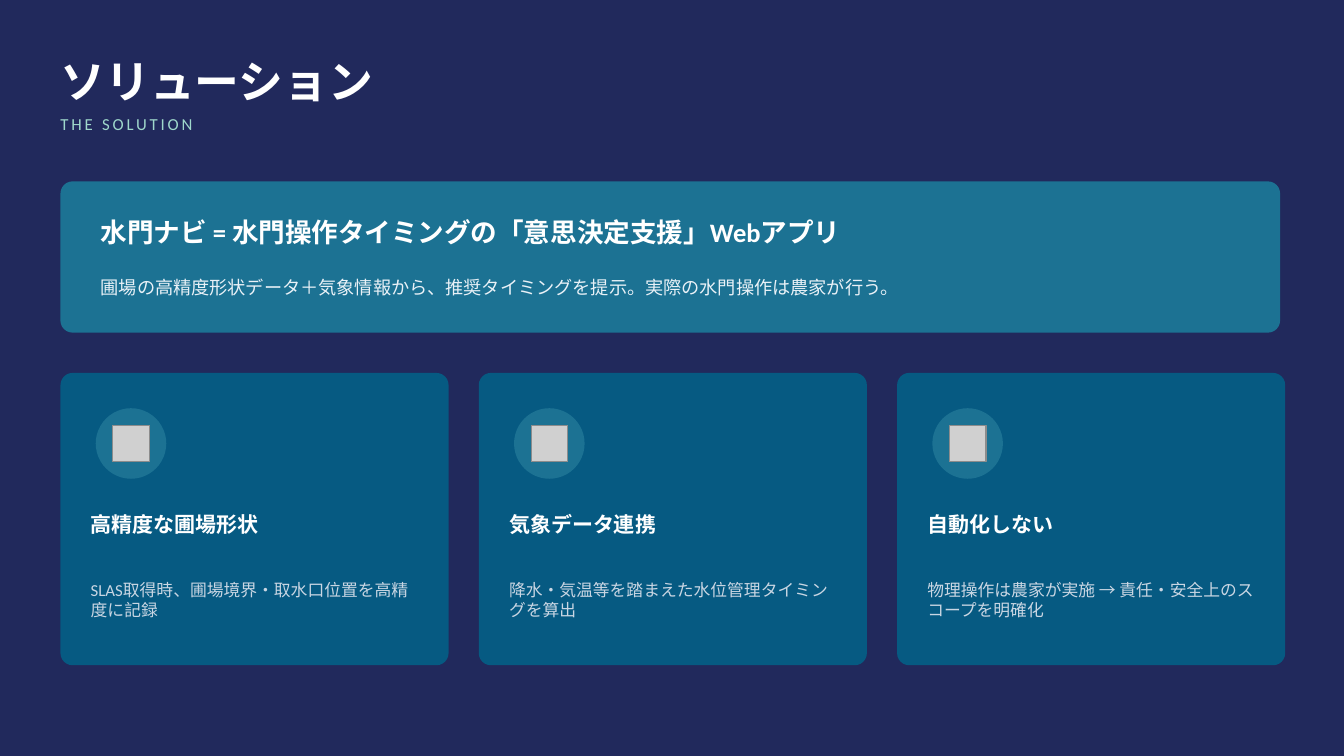
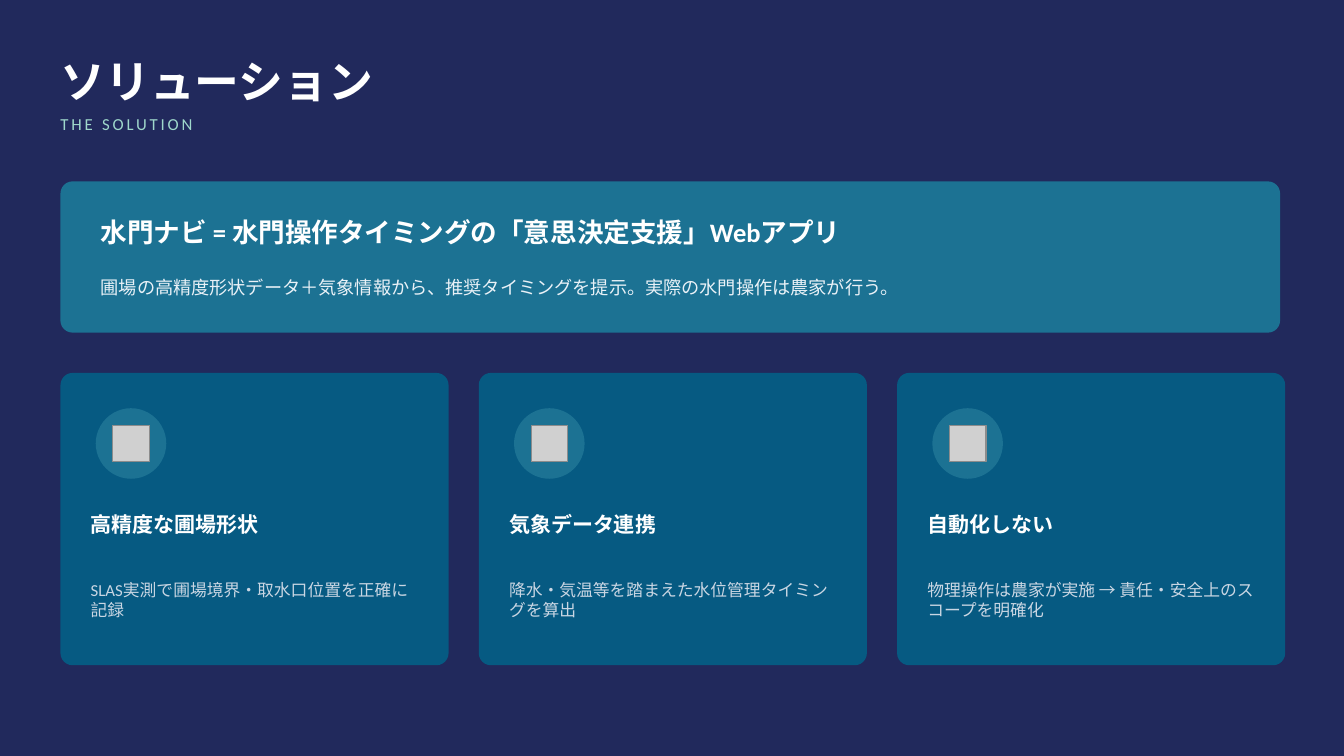
Before and after one commit to Klayertan/michibiki-suimon-navi, a slide deck: slide 4 of Suimon_Navi_Plan.pptx. Drawn at 1344x756 pixels with LibreOffice and Linux fonts; fonts in the diff are those of the drawing; grey boxes stand for pictures. Boxes give left, top, right and bottom in pixels: in the first picture for what was removed or moved away, otherwise in the second. Text is boxed around its words. In the diff, an @@ line names an element or a change of style, - is before the commit and + after.

```diff
--- a/Suimon_Navi_Plan.pptx
+++ b/Suimon_Navi_Plan.pptx
@@ text at bbox=[91, 582, 409, 618]: text changed @@
-SLAS取得時、圃場境界・取水口位置を高精度に記録
+SLAS実測で圃場境界・取水口位置を正確に記録
```
Also in this commit, not shown: 4 other slides changed, 4 slides added, 1 other file.
